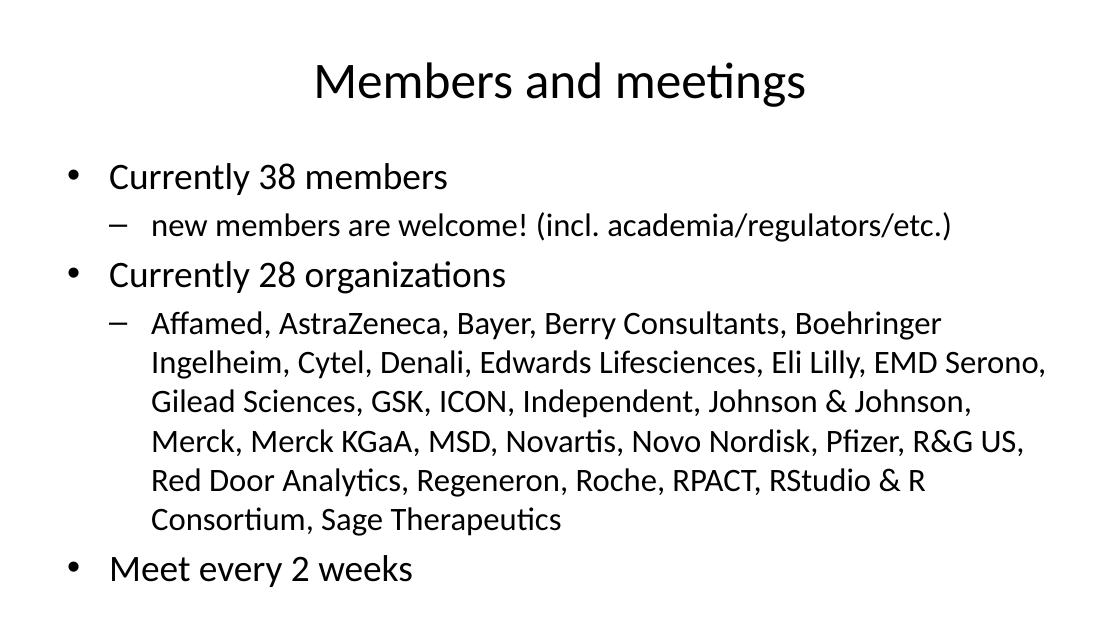
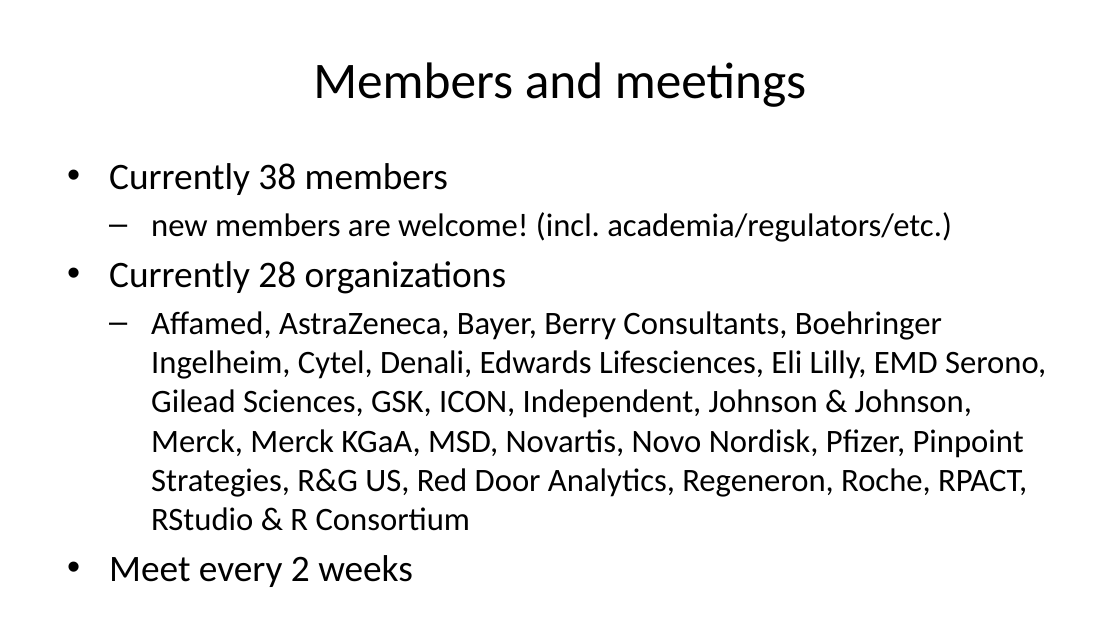
Before and after one commit to openstatsware/website, a slide deck: slide 8 of slides/cen-first-year-wg-sep2023.pptx. Drawn at 1120x630 pixels with LibreOffice and Linux fonts; fonts in the diff are those of the drawing. Boxes give left, top, right and bottom in pixels: in the first picture for what was removed or moved away, otherwise in the second. Text is boxed around its words. In the diff, an @@ line names an element or a change of style, - is before the commit and + after.

```diff
--- a/slides/cen-first-year-wg-sep2023.pptx
+++ b/slides/cen-first-year-wg-sep2023.pptx
@@ text at (151, 311, 1046, 531): text changed @@
-  – Affamed, AstraZeneca, Bayer, Berry Consultants, Boehringer Ingelheim, Cytel, Denali, Edwards Lifesciences, Eli Lilly, EMD Serono, Gilead Sciences, GSK, ICON, Independent, Johnson & Johnson, Merck, Merck KGaA, MSD, Novartis, Novo Nordisk, Pfizer, R&G US, Red Door Analytics, Regeneron, Roche, RPACT, RStudio & R Consortium, Sage Therapeutics
+  – Affamed, AstraZeneca, Bayer, Berry Consultants, Boehringer Ingelheim, Cytel, Denali, Edwards Lifesciences, Eli Lilly, EMD Serono, Gilead Sciences, GSK, ICON, Independent, Johnson & Johnson, Merck, Merck KGaA, MSD, Novartis, Novo Nordisk, Pfizer, Pinpoint Strategies, R&G US, Red Door Analytics, Regeneron, Roche, RPACT, RStudio & R Consortium
```
Also in this commit, not shown: 8 other files.
